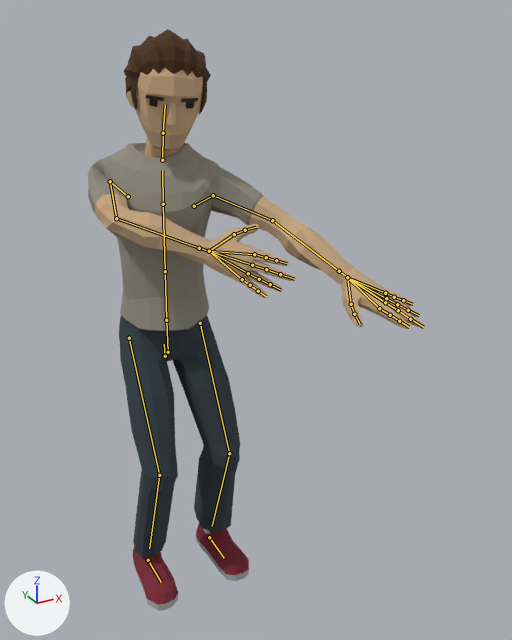
The glTF model app/src/main/assets/characters/Casual2.gltf: old version first, new version second.
Camera for both pictures: a camera (50 mm lens) standing at (-0.736, -1.977, 1.82) and looking at (0.203, -0.269, 0.966). The axes (+X, +Y, +Z) are drawn at lower left. The lights are the same throughout. The first picture is the older version. Both versions are drawn at frame 1 of the action 'Windup_FH'; the numbers are the values there. The bones that change, and the others that lie on the model, are drawn over the model as lines.

Names of what the first picture shows: 'Casual2_Body', 'Casual2_Feet', 'Casual2_Head', 'Casual2_Legs'.
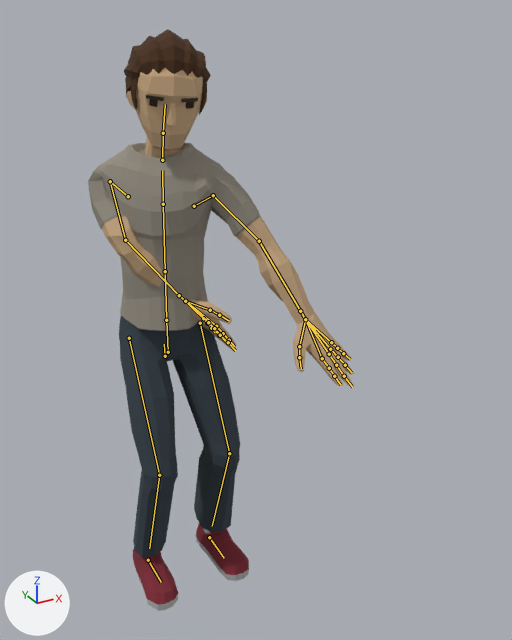
Patch to the scene script:
```diff
--- a/app/src/main/assets/characters/Casual2.gltf.py
+++ b/app/src/main/assets/characters/Casual2.gltf.py
@@ bone_upperarm_l @@
 bone_upperarm_l = bpy.data.objects['CharacterArmature'].pose.bones['UpperArm.L']  # child of 'Shoulder.L'
-bone_upperarm_l.rotation_quaternion = (0.991, -0.127, 0.029, -0.042)  # degrees (-15, 3, -5)
+bone_upperarm_l.rotation_quaternion = (0.939, -0.328, 0.078, -0.071)  # degrees (-39, 6, -11)
@@ bone_lowerarm_l @@
 bone_lowerarm_l = bpy.data.objects['CharacterArmature'].pose.bones['LowerArm.L']  # child of 'UpperArm.L'
-bone_lowerarm_l.rotation_quaternion = (0.996, -0.072, -0.002, -0.047)  # degrees (-8, -1, -5)
+bone_lowerarm_l.rotation_quaternion = (0.996, -0.086, 0.0, -0.025)  # degrees (-10, 0, -3)
@@ bone_upperarm_r @@
 bone_upperarm_r = bpy.data.objects['CharacterArmature'].pose.bones['UpperArm.R']  # child of 'Shoulder.R'
-bone_upperarm_r.rotation_quaternion = (0.48, -0.498, 0.206, 0.692)  # degrees (-25, 62, 95)
+bone_upperarm_r.rotation_quaternion = (0.509, -0.758, 0.114, 0.391)  # degrees (-105, 45, 19)
@@ bone_lowerarm_r @@
 bone_lowerarm_r = bpy.data.objects['CharacterArmature'].pose.bones['LowerArm.R']  # child of 'UpperArm.R'
-bone_lowerarm_r.rotation_quaternion = (0.841, -0.534, -0.011, 0.087)  # degrees (-64, 4, 9)
+bone_lowerarm_r.rotation_quaternion = (0.895, -0.268, -0.002, -0.358)  # degrees (-29, -11, -41)
@@ bone_wrist_r @@
 bone_wrist_r = bpy.data.objects['CharacterArmature'].pose.bones['Wrist.R']  # child of 'LowerArm.R'
-bone_wrist_r.rotation_quaternion = (0.997, -0.004, -0.003, 0.083)  # degrees (0, 0, 9)
+bone_wrist_r.rotation_quaternion = (0.997, -0.052, -0.004, 0.049)  # degrees (-6, 0, 6)
```

Boxes (x1, y1, x2, y2) around the edits, measured in the pictures (512 x 640 px):
'Casual2_Body', posed (21% narrower, 29% taller): before (88, 143, 424, 331); after (88, 143, 354, 386)
bone 'UpperArm.L', root to tip: before (213, 195) to (272, 220); after (213, 195) to (259, 241)
bone 'LowerArm.L', root to tip: before (272, 220) to (339, 271); after (259, 241) to (300, 311)
bone 'UpperArm.R', root to tip: before (110, 181) to (116, 218); after (110, 181) to (125, 240)
bone 'LowerArm.R', root to tip: before (116, 218) to (199, 248); after (125, 240) to (179, 295)
bone 'Wrist.R', root to tip: before (199, 248) to (209, 251); after (179, 295) to (185, 301)
